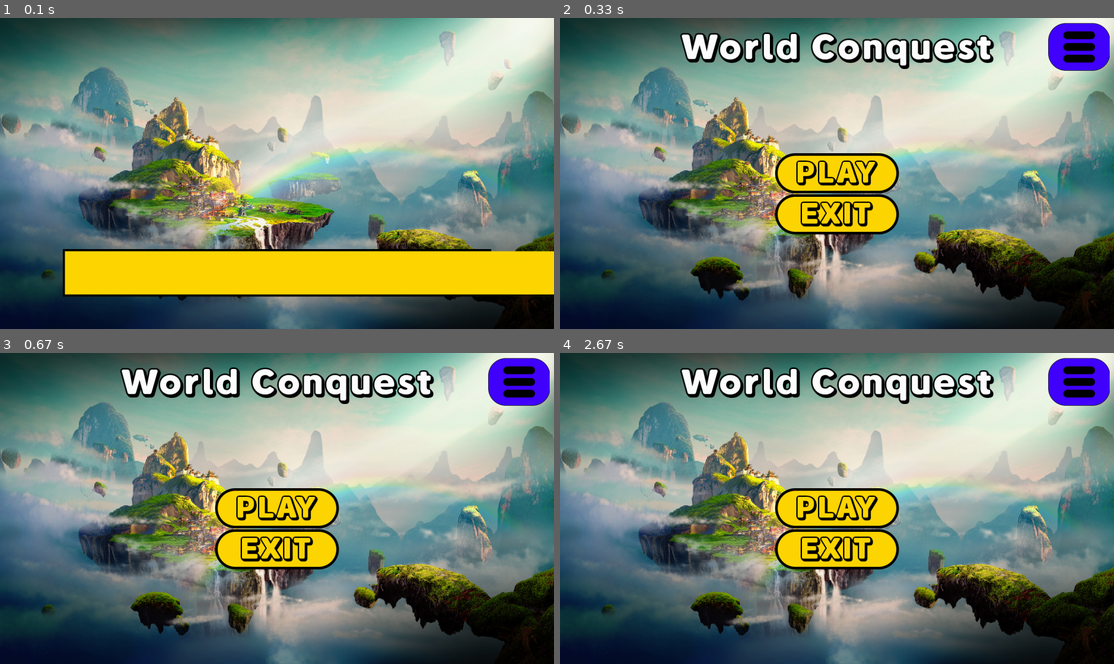
Above: before the commit, frames 1-4 (two rows, left to right).
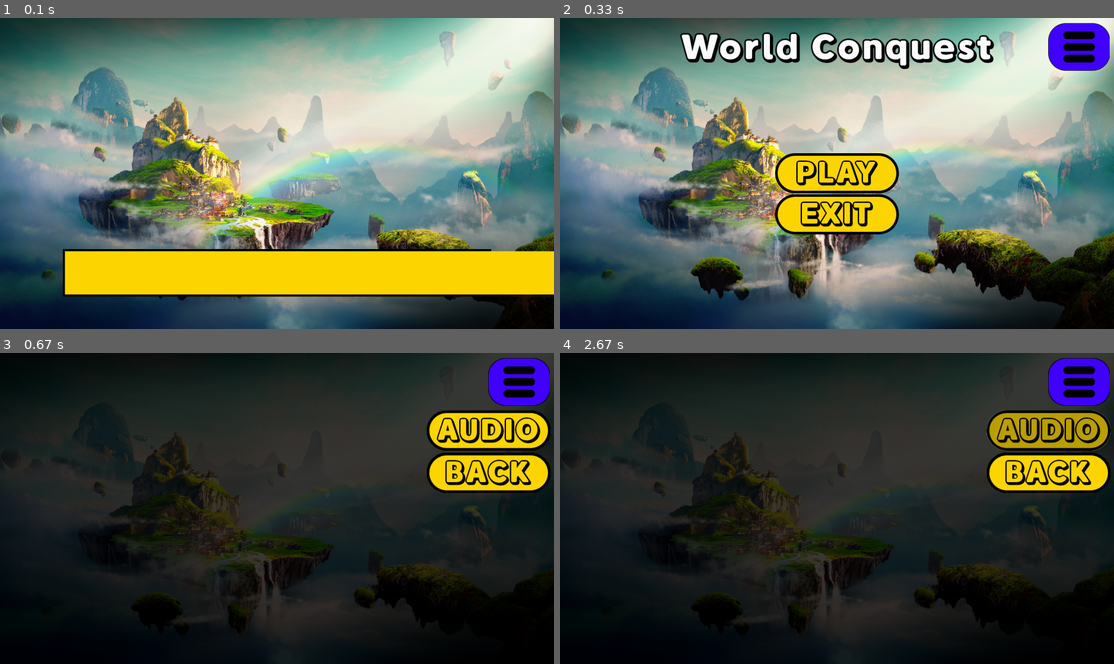
Above: after the commit, the same moments.

Repository: SWE2024/project-pygame
Game: pygame game, started from main.py
Two runs of this game, one before a commit and one after it. Both use one fixed random seed, a clock stepped at 60 frames per second and the inputs below.
Inputs (mouse positions are in pixels of both pictures, inside the frame that each line leads up to):
- Up to frame 1 (0.1 s): no input
- Up to frame 2 (0.33 s): no input
- Up to frame 3 (0.67 s): click (454, 499) at 0.38 s
- Up to frame 4 (2.67 s): click (1041, 430) at 0.72 s; click (665, 461) at 1.05 s; click (1041, 430) at 2.38 s

Frames 1-2 are identical in both runs. In frame 3, 92% of the frame differs, in the area x 0-100%, y 0-100%; in frame 4, 92%.

Commit message:
fully completed both maps

Diff:
--- a/main.py
+++ b/main.py
@@ -189,6 +189,8 @@
 screen.blit(imgBackground, (0, 0))
 pygame.draw.rect(screen, (0, 0, 0, 255), pygame.Rect(145, display_height * 0.75 - 5, display_width - 290, 110)) # loading bar
 
+btnMap1 = pygame.image.load(current_path + '/assets/buttons/btnMap1.png').convert_alpha()
+btnMap2 = pygame.image.load(current_path + '/assets/buttons/btnMap2.png').convert_alpha()
 btnPlay = pygame.image.load(current_path + '/assets/buttons/btnPlay.png').convert_alpha()
 btnPlayHover = pygame.image.load(current_path + '/assets/buttons/btnPlayHover.png').convert_alpha()
 btnExit = pygame.image.load(current_path + '/assets/buttons/btnExit.png').convert_alpha()
@@ -244,7 +246,50 @@
 match map_number:
     case 1:
         graph = {
-            #finish
+            list_of_countries[0]: [list_of_countries[1], list_of_countries[2], list_of_countries[36]],
+            list_of_countries[1]: [list_of_countries[0], list_of_countries[2], list_of_countries[3], list_of_countries[8]],
+            list_of_countries[2]: [list_of_countries[0], list_of_countries[1], list_of_countries[3], list_of_countries[5]],
+            list_of_countries[3]: [list_of_countries[1], list_of_countries[2], list_of_countries[4], list_of_countries[5], list_of_countries[6], list_of_countries[8]],
+            list_of_countries[4]: [list_of_countries[3], list_of_countries[6], list_of_countries[8]],
+            list_of_countries[5]: [list_of_countries[2], list_of_countries[3], list_of_countries[6], list_of_countries[7]],
+            list_of_countries[6]: [list_of_countries[3], list_of_countries[4], list_of_countries[5], list_of_countries[7]],
+            list_of_countries[7]: [list_of_countries[5], list_of_countries[6], list_of_countries[9]],
+            list_of_countries[8]: [list_of_countries[1], list_of_countries[3], list_of_countries[4], list_of_countries[13]],
+            list_of_countries[9]: [list_of_countries[7], list_of_countries[10], list_of_countries[11]],
+            list_of_countries[10]: [list_of_countries[9], list_of_countries[11], list_of_countries[20]],
+            list_of_countries[11]: [list_of_countries[9], list_of_countries[10], list_of_countries[12]],
+            list_of_countries[12]: [list_of_countries[10], list_of_countries[11]],
+            list_of_countries[13]: [list_of_countries[8], list_of_countries[14], list_of_countries[15]],
+            list_of_countries[14]: [list_of_countries[13], list_of_countries[15], list_of_countries[17], list_of_countries[18]],
+            list_of_countries[15]: [list_of_countries[13], list_of_countries[14], list_of_countries[16], list_of_countries[17]],
+            list_of_countries[16]: [list_of_countries[15], list_of_countries[17], list_of_countries[19], list_of_countries[26], list_of_countries[27], list_of_countries[28]],
+            list_of_countries[17]: [list_of_countries[14], list_of_countries[15], list_of_countries[16], list_of_countries[18], list_of_countries[19]],
+            list_of_countries[18]: [list_of_countries[14], list_of_countries[17], list_of_countries[19], list_of_countries[20]],
+            list_of_countries[19]: [list_of_countries[16], list_of_countries[17], list_of_countries[18], list_of_countries[21], list_of_countries[28]],
+            list_of_countries[20]: [list_of_countries[10], list_of_countries[18], list_of_countries[21], list_of_countries[22], list_of_countries[23]],
+            list_of_countries[21]: [list_of_countries[19], list_of_countries[20], list_of_countries[22], list_of_countries[28]],
+            list_of_countries[22]: [list_of_countries[20], list_of_countries[21], list_of_countries[23], list_of_countries[25], list_of_countries[28]],
+            list_of_countries[23]: [list_of_countries[20], list_of_countries[22], list_of_countries[24]],
+            list_of_countries[24]: [list_of_countries[22], list_of_countries[23], list_of_countries[25]],
+            list_of_countries[25]: [list_of_countries[22], list_of_countries[24]],
+            list_of_countries[26]: [list_of_countries[16], list_of_countries[27], list_of_countries[31], list_of_countries[33]],
+            list_of_countries[27]: [list_of_countries[16], list_of_countries[26], list_of_countries[28], list_of_countries[29], list_of_countries[31]],
+            list_of_countries[28]: [list_of_countries[16], list_of_countries[19], list_of_countries[21], list_of_countries[22], list_of_countries[27], list_of_countries[29]],
+            list_of_countries[29]: [list_of_countries[27], list_of_countries[28], list_of_countries[30], list_of_countries[31]],
+            list_of_countries[30]: [list_of_countries[29], list_of_countries[31], list_of_countries[40]],
+            list_of_countries[31]: [list_of_countries[26], list_of_countries[27], list_of_countries[29], list_of_countries[30], list_of_countries[32], list_of_countries[33]],
+            list_of_countries[32]: [list_of_countries[31], list_of_countries[33], list_of_countries[34], list_of_countries[38], list_of_countries[39]],
+            list_of_countries[33]: [list_of_countries[26], list_of_countries[31], list_of_countries[32], list_of_countries[34], list_of_countries[35]],
+            list_of_countries[34]: [list_of_countries[32], list_of_countries[33], list_of_countries[35], list_of_countries[37], list_of_countries[38]],
+            list_of_countries[35]: [list_of_countries[33], list_of_countries[34], list_of_countries[36], list_of_countries[37]],
+            list_of_countries[36]: [list_of_countries[0], list_of_countries[35], list_of_countries[37]],
+            list_of_countries[37]: [list_of_countries[34], list_of_countries[35], list_of_countries[38]],
+            list_of_countries[38]: [list_of_countries[32], list_of_countries[34], list_of_countries[37], list_of_countries[39]],
+            list_of_countries[39]: [list_of_countries[32], list_of_countries[38]],
+            list_of_countries[40]: [list_of_countries[30], list_of_countries[41]],
+            list_of_countries[41]: [list_of_countries[40], list_of_countries[42], list_of_countries[43]],
+            list_of_countries[42]: [list_of_countries[41], list_of_countries[43]],
+            list_of_countries[43]: [list_of_countries[41], list_of_countries[42]]
         }
     case 2:
         graph = {
@@ -274,7 +319,7 @@
             list_of_countries[23]: [list_of_countries[22], list_of_countries[24], list_of_countries[26]],
             list_of_countries[24]: [list_of_countries[10], list_of_countries[18], list_of_countries[22], list_of_countries[23]],
             list_of_countries[25]: [list_of_countries[26]],
-            list_of_countries[26]: [list_of_countries[19], list_of_countries[23], list_of_countries[25]],
+            list_of_countries[26]: [list_of_countries[19], list_of_countries[23], list_of_countries[25]]
         }
 
 stack = []
@@ -320,25 +365,32 @@
     def menu(self):
         # the screen and running variable are defined global
         # the initialization of these variables do not exist in this scope rather outside it.
-        global screen, running
+        global screen, running, map_number
 
         current_background = pygame.transform.scale(imgBackground, (screen.get_width(), screen.get_height()))
 
         while 1:
             dt = clock.tick(165) * 0.001  # limit fps to 165 in game
 
+            width, height = screen.get_width(), screen.get_height()
+
             screen.blit(current_background, (0, 0))
 
             screen.blit(imgLogo, (screen.get_width() * 0.5 - 363, 20))
 
-            areaPlayBtn = pygame.Rect(screen.get_width() * 0.5 - 152.5, screen.get_height() * 0.5 - 47.5, 305, 95)
-            screen.blit(btnPlay, (screen.get_width() * 0.5 - 152.5, screen.get_height() * 0.5 - 47.5))
-
-            areaExitBtn = pygame.Rect(screen.get_width() * 0.5 - 152.5, screen.get_height() * 0.5 + 47.5, 305, 95)
-            screen.blit(btnExit, (screen.get_width() * 0.5 - 152.5, screen.get_height() * 0.5 + 47.5))
-
-            areaSettingsBtn = pygame.Rect(screen.get_width() - 144 - 10, 10, 144,
-                                          122)  # offset 10px from the edge of the screen
+            areaPlayBtn = pygame.Rect((width * 0.5) - (btnPlay.get_width() * 0.5), (height * 0.5) - (btnPlay.get_height() * 0.5), 305, 95)
+            screen.blit(btnPlay, ((width * 0.5) - (btnPlay.get_width() * 0.5), (height * 0.5) - (btnPlay.get_height() * 0.5)))
+
+            areaExitBtn = pygame.Rect((width * 0.5) - (btnExit.get_width() * 0.5), (height * 0.5) + (btnExit.get_height() * 0.5), 305, 95)
+            screen.blit(btnExit, ((width * 0.5) - (btnExit.get_width() * 0.5), (height * 0.5) + (btnExit.get_height() * 0.5)))
+
+            areaMap1Btn = pygame.Rect(0, 0, 540, 780)
+            # screen.blit(btnMap1, (0, 0))
+
+            areaMap2Btn = pygame.Rect(550, 0, 540, 780)
+            # screen.blit(btnMap2, (550, 0))
+
+            areaSettingsBtn = pygame.Rect(screen.get_width() - 144 - 10, 10, 144, 122)  # offset 10px from the edge of the screen
             screen.blit(btnSettings, (screen.get_width() - 144 - 10, 10))
 
             cursor_pos = pygame.mouse.get_pos()
@@ -379,6 +431,36 @@
                         """
                         self.current_page = self.menu_settings
                         return
+                    elif areaMap1Btn.collidepoint(event.pos):
+                        print('clicked map 1')
+                        map_number = 1
+                        screen.fill("black")
+                        current_background.set_alpha(60)
+                        screen.blit(current_background, (0, 0))
+                        pygame.display.flip()
+                        """
+                        ! important !
+                        this lowers the opacity of the background BEFORE opening the menu
+                        this means you do not need to call .set_alpha(60) on each frame
+                        while in the menu, which tanks performance
+                        """
+                        self.current_page = self.menu_settings
+                        return
+                    elif areaMap2Btn.collidepoint(event.pos):
+                        print('clicked map 2')
+                        map_number = 2
+                        screen.fill("black")
+                        current_background.set_alpha(60)
+                        screen.blit(current_background, (0, 0))
+                        pygame.display.flip()
+                        """
+                        ! important !
+                        this lowers the opacity of the background BEFORE opening the menu
+                        this means you do not need to call .set_alpha(60) on each frame
+                        while in the menu, which tanks performance
+                        """
+                        self.current_page = self.menu_settings
+                        return
 
                 if event.type == pygame.KEYDOWN:
                     if event.key == self.fullscreen_key:
@@ -386,12 +468,10 @@
                             screen = pygame.display.set_mode((1280, 720), pygame.RESIZABLE, vsync=0)
                             current_background = pygame.transform.scale(imgBackground, (screen.get_width(), screen.get_height()))
                             self.fullscreen = False
-                            resize_all(list_of_countries)
                         else:
                             screen = pygame.display.set_mode((0, 0), pygame.FULLSCREEN, vsync=0)
                             current_background = pygame.transform.scale(imgBackground, (screen.get_width(), screen.get_height()))
                             self.fullscreen = True
-                            resize_all(list_of_countries)
 
             # fps.render(screen) # uncomment for debugging
             pygame.display.flip()
@@ -452,7 +532,7 @@
                             while in the menu, which tanks performance
                             """
                             self.fullscreen = False
-                            resize_all(list_of_countries)
+                            self.menu.resize_buttons()
                         else:
                             screen = pygame.display.set_mode((0, 0), pygame.FULLSCREEN, vsync=0)
                             current_background = pygame.transform.scale(imgBackground, (screen.get_width(), screen.get_height()))
@@ -466,7 +546,7 @@
                             while in the menu, which tanks performance
                             """
                             self.fullscreen = True
-                            resize_all(list_of_countries)
+                            self.menu.resize_buttons()
 
             """
             render only the button area, to improve performance and reduce unnecessary rendering
Binary file added: assets/buttons/btnMap1.png
Binary file added: assets/buttons/btnMap2.png
Binary file removed: assets/buttons/btnWorld1.png
Binary file removed: assets/buttons/btnWorld2.png
Binary file changed: assets/countries/map1/connections.png
Binary file changed: assets/countries/map1/country41.png
Binary file changed: assets/countries/map1/country42.png
Binary file changed: assets/countries/map1/country43.png
Binary file changed: assets/countries/map1/country44.png
Binary file removed: assets/countries/map1/country45.png
Binary file removed: assets/countries/map1/country46.png
